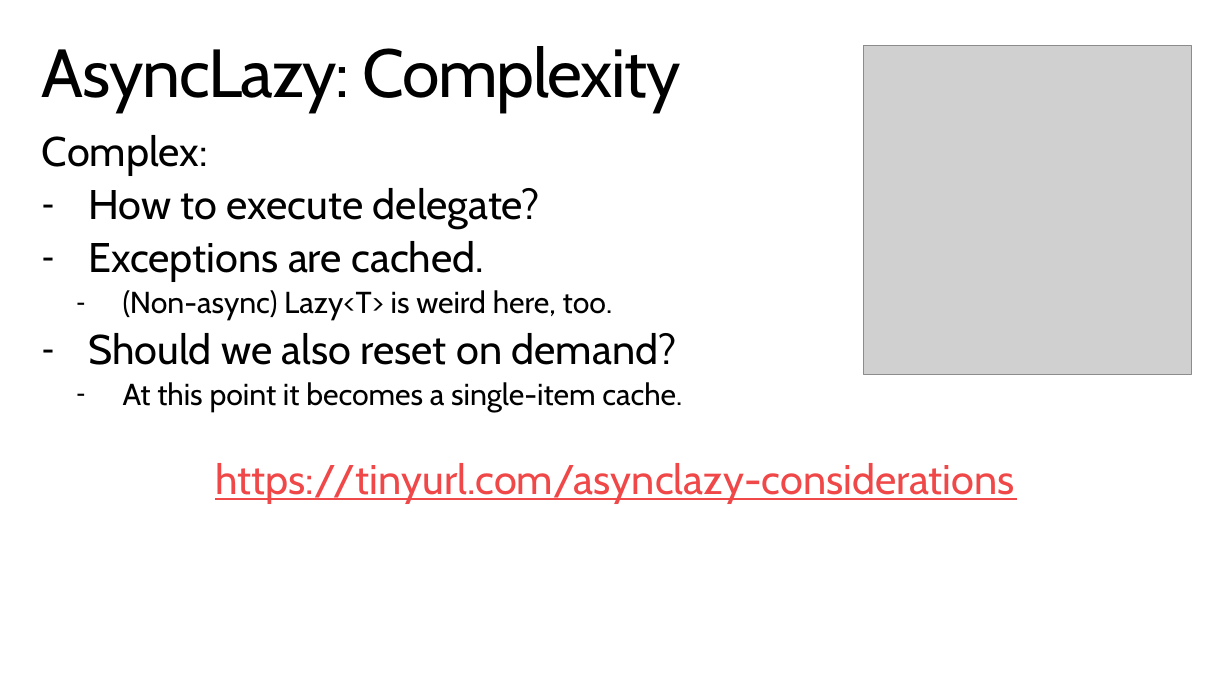
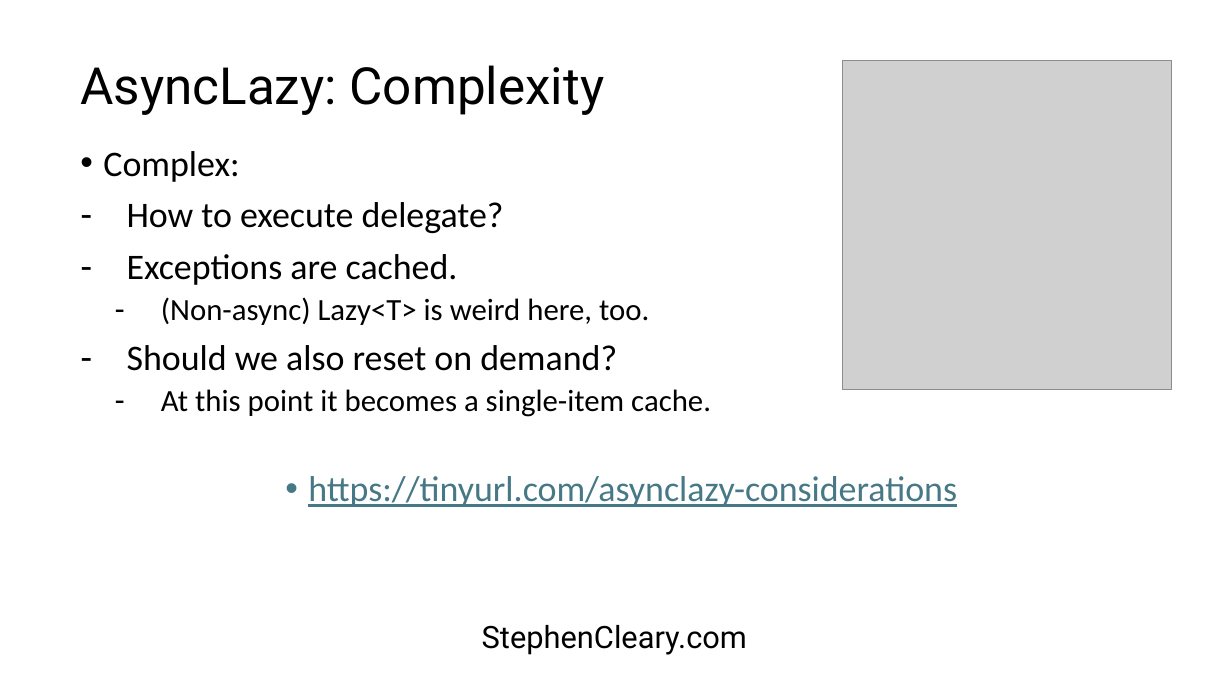
Before and after one commit to StephenCleary/Presentations, a slide deck: slide 35 of Async Masterclass/Async Masterclass.pptx. Drawn at 1232x693 pixels with LibreOffice and Linux fonts; fonts in the diff are those of the drawing; grey boxes stand for pictures; background and template pictures are left out. Boxes give left, top, right and bottom in pixels: in the first picture for what was removed or moved away, otherwise in the second. Text is boxed around its words. In the diff, an @@ line names an element or a change of style, - is before the commit and + after.

```diff
--- a/Async Masterclass/Async Masterclass.pptx
+++ b/Async Masterclass/Async Masterclass.pptx
@@ title "AsyncLazy: Complexity": place and size @@
-title "AsyncLazy: Complexity" at box(42, 46, 680, 113)
+title "AsyncLazy: Complexity" at box(80, 65, 605, 115)
@@ title "AsyncLazy: Complexity" at box(80, 65, 605, 115): size 52.9 to 39.9 pt, font Cabin to Roboto, letter spacing -1 to 0 pt; vertical alignment top to middle @@
@@ picture: place and size @@
-picture at box(863, 46, 1191, 374)
+picture at box(843, 61, 1171, 389)
@@ text "Complex:": place and size @@
-text "Complex:" at box(42, 135, 1015, 504)
+text "Complex:" at box(103, 151, 957, 507)
@@ text "Complex:" at box(103, 151, 957, 507): size 32.4 to 28 pt in "Complex:", "How to execute delegate?", "Exceptions are cached.", "Should we also reset on demand?" and 1 more places; font Cabin to Calibri; size 23.5 to 24 pt in "(Non-async) Lazy<T> is weird here, too.", "At this point it becomes a single-item ..."; text colour #F04848 to #467886 in "https://tinyurl.com/asynclazy-considerations"; bullet none to •; more space between paragraphs @@
@@ text "StephenCleary.com" at box(482, 625, 747, 655): font Cabin to Roboto, text colour #FFFFFF to #000000 @@
```
Also in this commit, not shown: 37 other slides changed, 1 other file.
